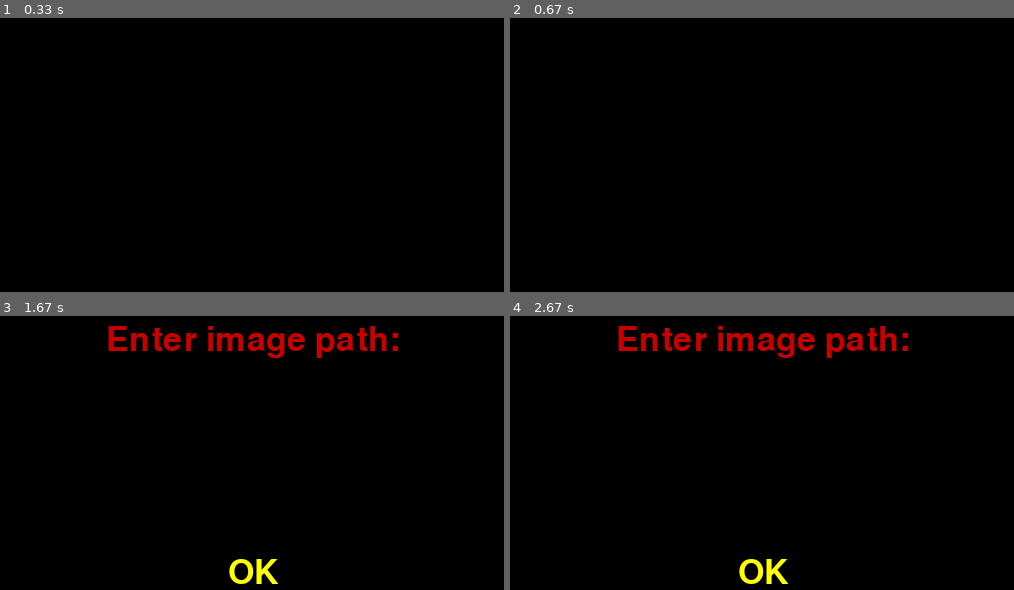
Above: before the commit, frames 1-4 (two rows, left to right).
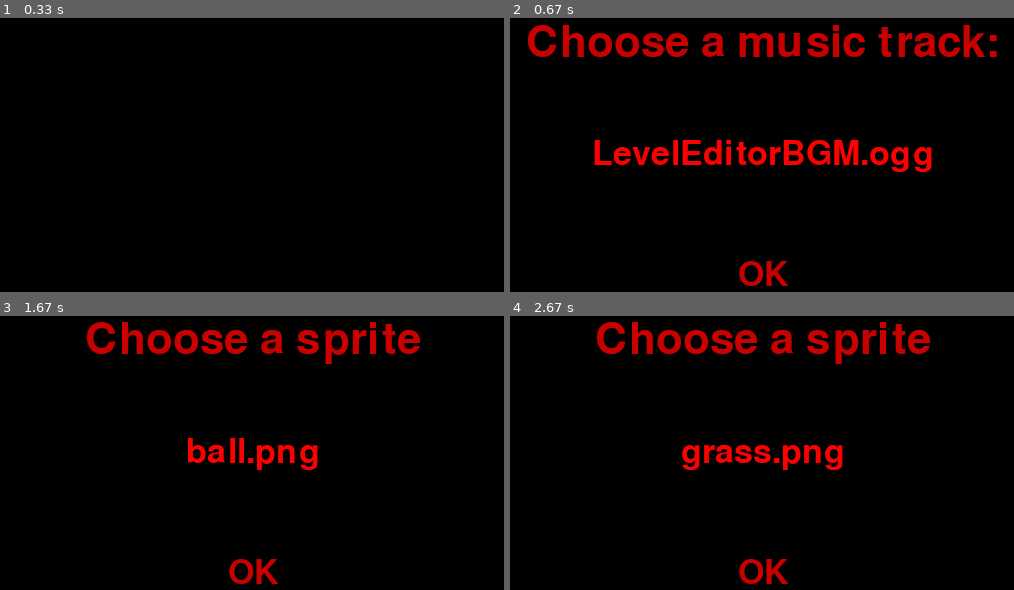
Above: after the commit, the same moments.

Repository: Sunlight4/OminGame
Game: pygame game, started from lvleditor.py
The game is run twice, just before and just after one commit, with the same random seed, the same clock (stepped at 60 frames per second) and the same inputs. The source is Python 2; it was converted automatically to run under Python 3.
Inputs (mouse positions are in pixels of both pictures, inside the frame that each line leads up to):
- Up to frame 1 (0.33 s): no input
- Up to frame 2 (0.67 s): hold M from 0.33 s (still down)
- Up to frame 3 (1.67 s): release M at 0.8 s; click (252, 573) at 0.88 s; tap C at 1.17 s; tap Enter at 1.5 s
- Up to frame 4 (2.67 s): hold Right 1.83-2.3 s; hold Right from 2.33 s (still down)

Frame 1 is identical in both runs. In frame 2, 8.1% of the frame differs, in the area x 3-97%, y 2-98%; in frame 3, 5.5%; in frame 4, 5.8%.

Commit message:
More intuitive level editor

Diff:
--- a/lvleditor.py
+++ b/lvleditor.py
@@ -1,4 +1,5 @@
 import pygame
+import os
 from utils import *
 from objects import *
 from vector import Vector
@@ -9,7 +10,7 @@
 
 screen=pygame.display.set_mode([640, 480])
 #titlescreen(screen)
-pygame.mixer.music.load("music/LevelEditorBGM.ogg")
+pygame.mixer.music.load("res/music/LevelEditorBGM.ogg")
 pygame.mixer.music.play(-1)
 canvas=pygame.Surface(screen.get_size())
 canvas=canvas.convert()
@@ -119,7 +120,13 @@
             elif event.key == pygame.K_c:
                 classes={"Object":Object, "Wall":Wall, "CircleWall":CircleWall, "SquareWall":SquareWall, "RightTriangleWall":RightTriangleWall}
                 s=classes[choicebox(screen, classes.keys(), "Select a type of object:")]
-                i=enterbox(screen, "Enter image path:")
+                spritefls = []
+
+                for fl in os.listdir('res/sprites/'):
+                    if fl.startswith('.'):
+                        continue
+                    spritefls.append(fl)
+                i='res/sprites/'+choicebox(screen,spritefls,"Choose a sprite")
                 tool=make_tool_create(s, i)
             elif event.key==pygame.K_s:save(objects)
             elif event.key==pygame.K_p:
@@ -166,8 +173,20 @@
                     objects.append([kind, d, groups])
             elif event.key==pygame.K_q:
                 tool=tool_quickedit
+            elif event.key==pygame.K_m:
+                musicfls = []
+
+                for fl in os.listdir('res/music/'):
+                    if fl.startswith('.'):
+                        continue
+                    musicfls.append(fl)
+                musicpath='res/music/'+choicebox(screen,musicfls,"Choose a music track:")
+                pygame.mixer.music.stop()
+                pygame.mixer.music.load(musicpath)
+                pygame.mixer.music.play(-1)
             elif event.key==pygame.K_RSHIFT:
                 pass
+
     screen.fill([0,0,0])
     screen.blit(canvas, [0,0])
 
--- a/objects.py
+++ b/objects.py
@@ -1,4 +1,4 @@
-import pygame, math
+import pygame, math, os
 from vector import Vector
 
 class Object(pygame.sprite.Sprite): # Base class
Binary file added: res/sprites/ball.png
Binary file changed: res/sprites/grass_slope1.png
Binary file changed: res/sprites/grass_slope2.png
Binary file added: res/sprites/slope_inside1.png
Binary file added: res/sprites/slope_inside2.png
Not shown, changed: objects.pyc
Not shown, added: res/music/LevelEditorBGM.ogg
Not shown, added: res/music/PeacefulBGM.ogg
Not shown, added: res/music/TitleScreen.ogg
